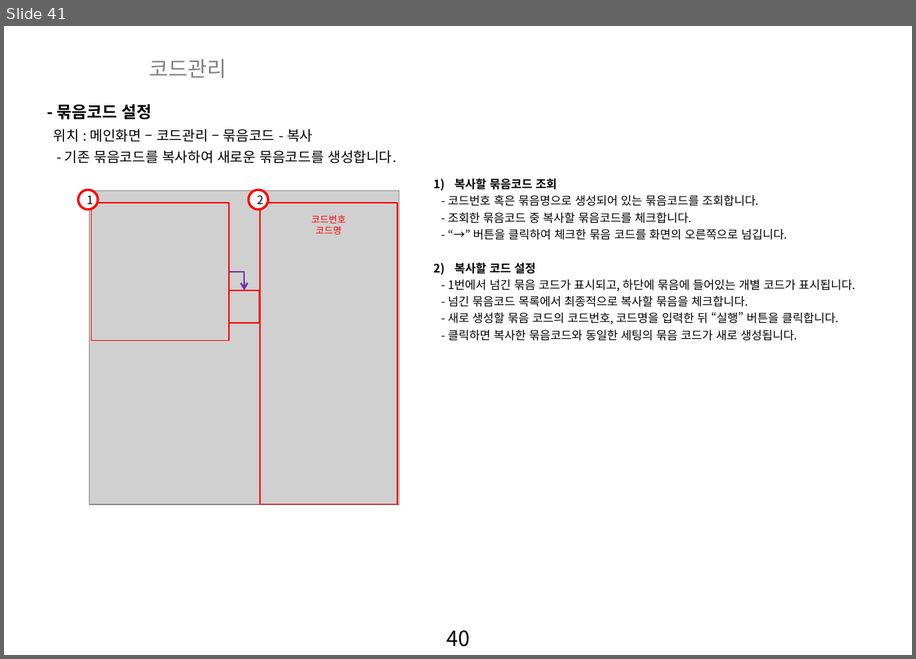
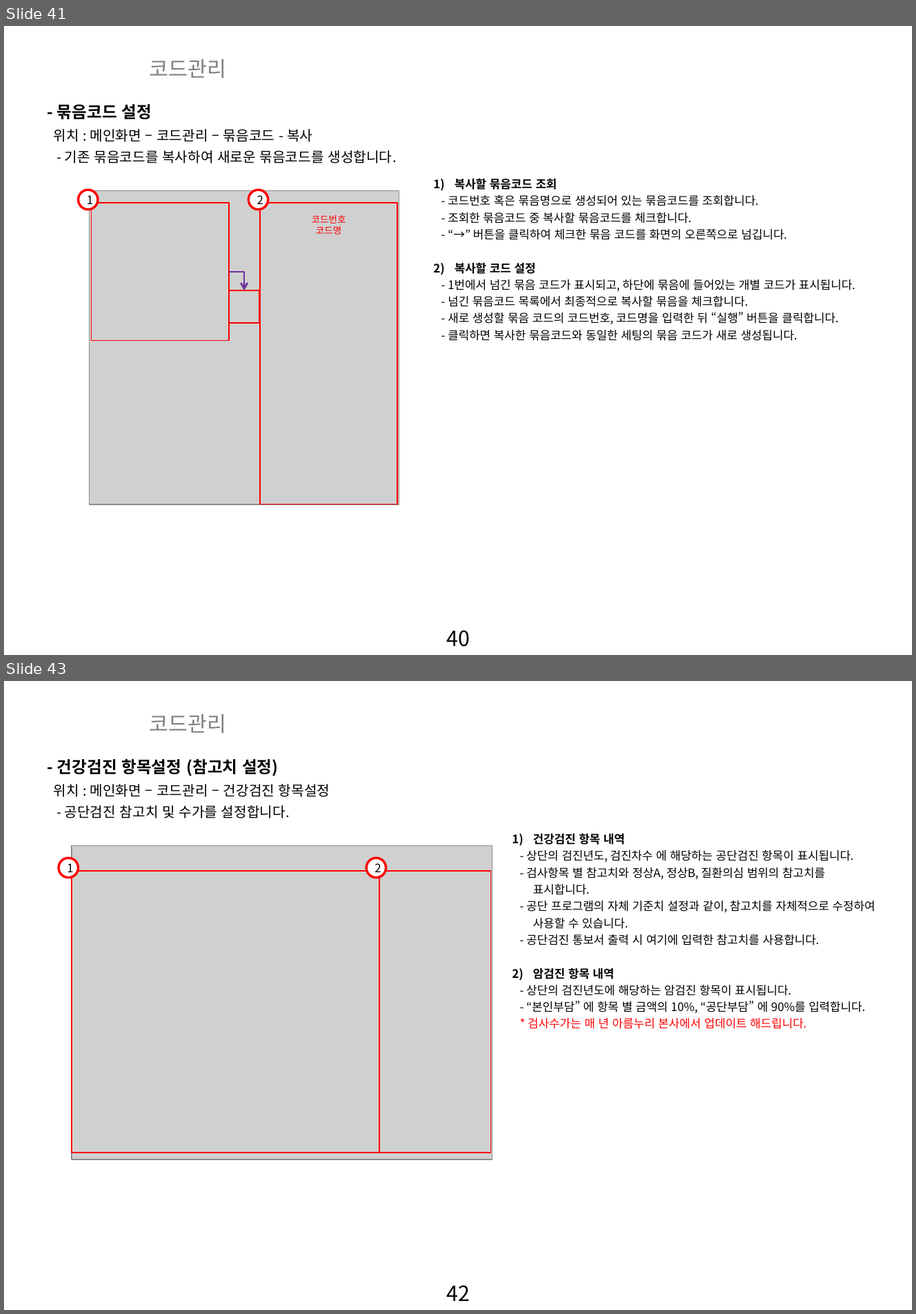
Before and after one commit to zooxop/ailiss_manual, a slide deck: manual/앨리스_매뉴얼_작업중.pptx. Shown one above the other, each under a label of ours: slide 41 before the commit, slides 41 and 43 after it; the slides between them are not shown. The pictures are 916x659 and 916x1314 pixels, drawn with LibreOffice and Linux fonts; fonts in the diff are those of the drawing; grey boxes stand for pictures; background and template pictures are left out. Boxes give left, top, right and bottom in pixels: in the first picture for what was removed or moved away, otherwise in the second. Text is boxed around its words. In the diff, an @@ line names an element or a change of style, - is before the commit and + after.

Commit message:
소견코드, 항목설정 등 코드는 거의 다 끝남

```diff
--- a/manual/앨리스_매뉴얼_작업중.pptx
+++ b/manual/앨리스_매뉴얼_작업중.pptx
@@ slide 43 added at box(4, 681, 912, 1310), background picture (left out); not listed: 1 template element that a slide beside it also shows @@
@@ text added at box(150, 714, 227, 733), 18 pt, text #808080 @@
+코드관리
@@ text added at box(57, 759, 279, 776), 14 pt, text #000000, bold @@
+- 건강검진 항목설정 (참고치 설정)
@@ text added at box(54, 784, 330, 797), 12 pt, text #000000 @@
+위치 : 메인화면 – 코드관리 – 건강검진 항목설정
@@ text added at box(65, 805, 290, 818), 12 pt, text #000000 @@
+- 공단검진 참고치 및 수가를 설정합니다.
@@ picture added at box(72, 846, 492, 1160) @@
@@ text added at box(526, 833, 875, 1029), 10 pt, text #000000 @@
+1) 건강검진 항목 내역
+- 상단의 검진년도, 검진차수 에 해당하는 공단검진 항목이 표시됩니다.
+- 검사항목 별 참고치와 정상A, 정상B, 질환의심 범위의 참고치를
+표시합니다.
+- 공단 프로그램의 자체 기준치 설정과 같이, 참고치를 자체적으로 수정하여 사용할 수 있습니다.
+- 공단검진 통보서 출력 시 여기에 입력한 참고치를 사용합니다.
+2) 암검진 항목 내역
+- 상단의 검진년도에 해당하는 암검진 항목이 표시됩니다.
+- “본인부담” 에 항목 별 금액의 10%, “공단부담” 에 90%를 입력합니다.
+* 검사수가는 매 년 아름누리 본사에서 업데이트 해드립니다.
@@ ellipse added at box(59, 858, 78, 877), fill #FFFFFF, outline #FF0000 2 pt, 10 pt, text #000000 @@
+1
@@ ellipse added at box(366, 858, 386, 877), fill #FFFFFF, outline #FF0000 2 pt, 10 pt, text #000000 @@
+2
@@ rectangle added at box(72, 871, 379, 1153), outline #FF0000 1 pt @@
@@ rectangle added at box(379, 871, 491, 1153), outline #FF0000 1 pt @@
```
Also in this commit, not shown: 2 other slides added.
